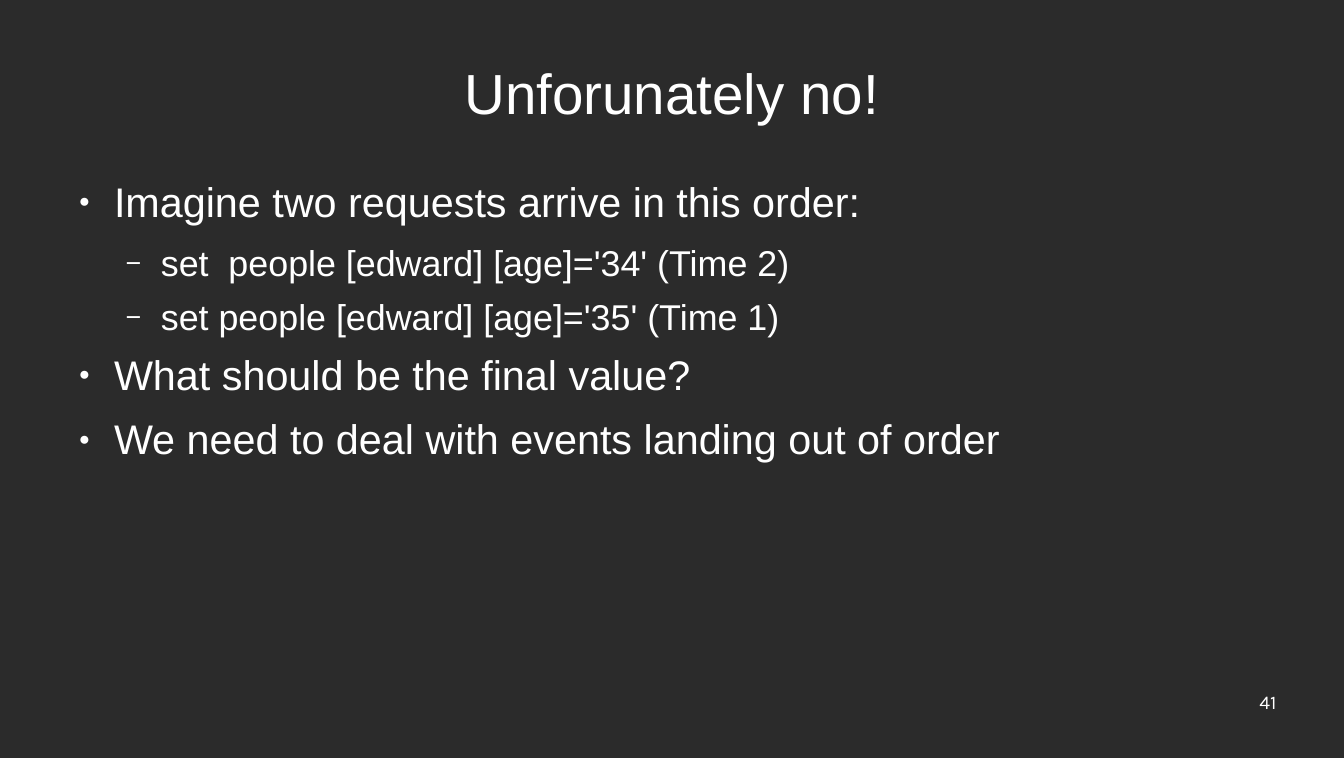
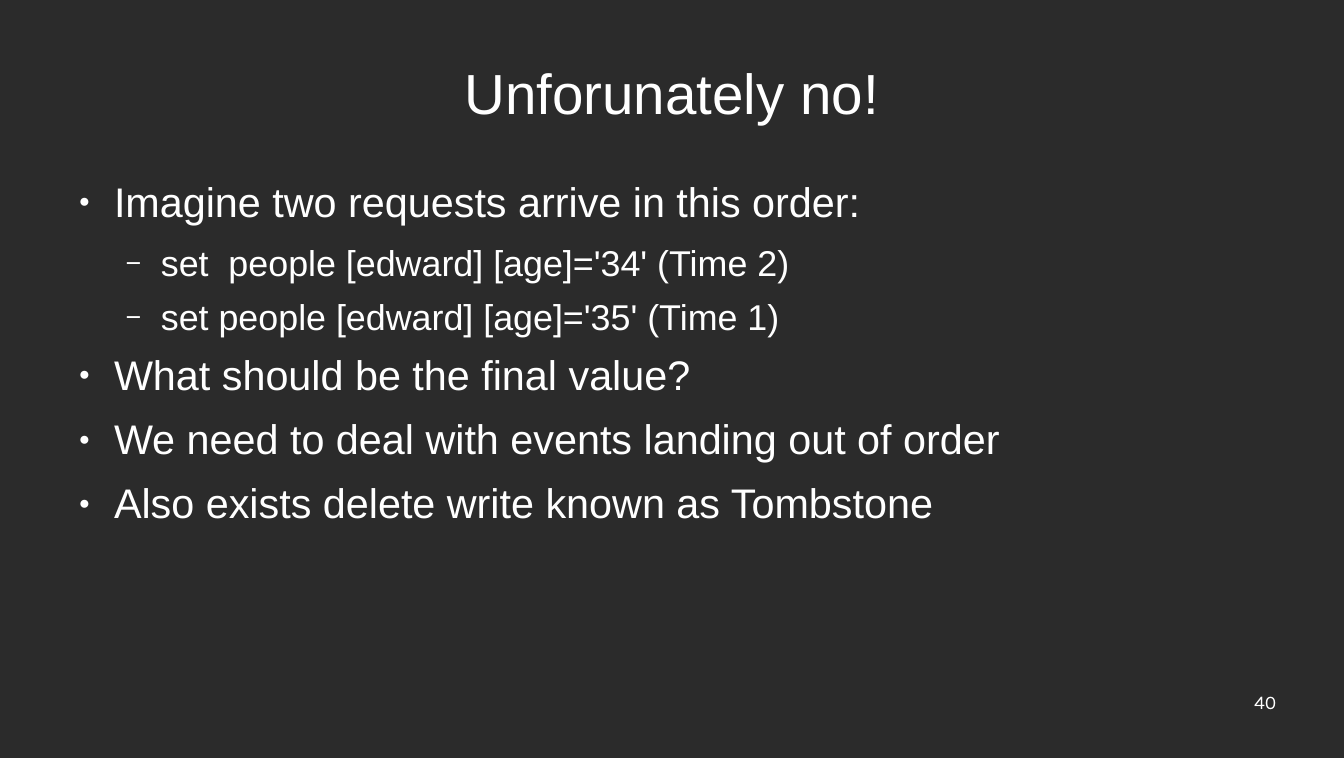
Before and after one commit to edwardcapriolo/nibiru, a slide deck: slide 40 of hexagons.ppt (slide 41 before the commit). Drawn at 1344x758 pixels with LibreOffice and Linux fonts; fonts in the diff are those of the drawing; background and template pictures are left out; a plain dark background stands for a picture behind light text. Boxes give left, top, right and bottom in pixels: in the first picture for what was removed or moved away, otherwise in the second. Text is boxed around its words. In the diff, an @@ line names an element or a change of style, - is before the commit and + after.

```diff
--- a/hexagons.ppt
+++ b/hexagons.ppt
@@ text at (114,488,933,519): paragraph added @@
+● Also exists delete write known as Tombstone
@@ page number at (1254,696,1276,709): text changed @@
-41
+40
```
Also in this commit, not shown: 7 other slides changed, 1 slide added, 2 slides removed.
